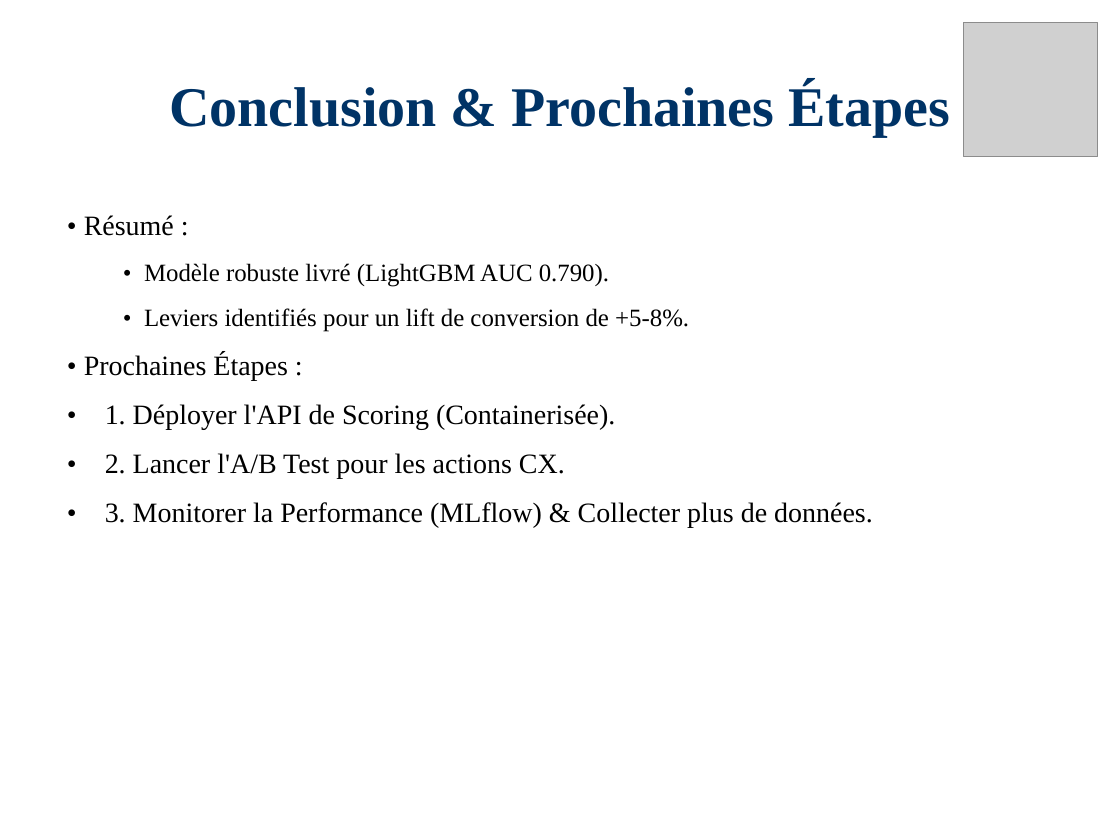
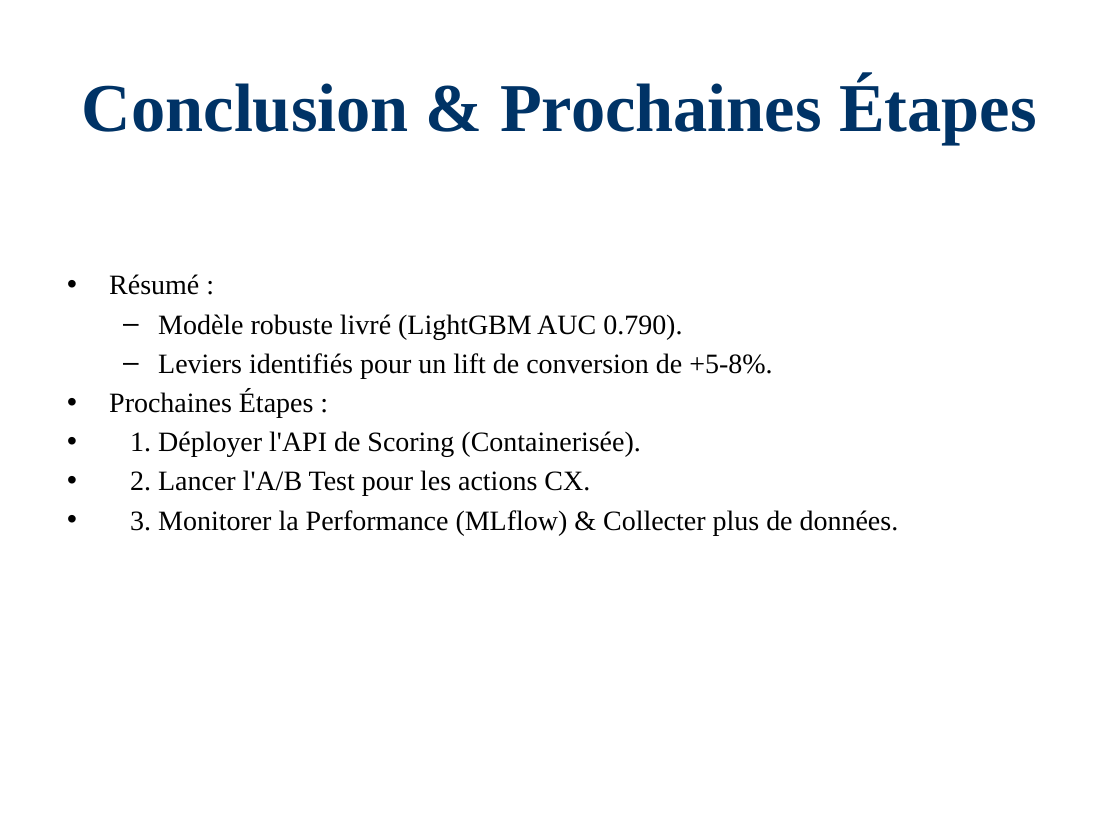
Before and after one commit to Paulino-Cristovao/churn_predictions, a slide deck: slide 10 of Presentations_Resultats_Projet.pptx. Drawn at 1120x840 pixels with LibreOffice and Linux fonts; fonts in the diff are those of the drawing; grey boxes stand for pictures. Boxes give left, top, right and bottom in pixels: in the first picture for what was removed or moved away, otherwise in the second. Text is boxed around its words. In the diff, an @@ line names an element or a change of style, - is before the commit and + after.

Commit message:
Restore presentation to version 7318386 (French with Conclusion & Recs)

```diff
--- a/Presentations_Resultats_Projet.pptx
+++ b/Presentations_Resultats_Projet.pptx
@@ picture removed at <box>963,22,1098,157</box> @@
@@ title "Conclusion & Prochaines Étapes" at <box>82,77,1037,144</box>: size 36 to 44 pt @@
@@ text at <box>109,274,899,535</box>: text changed @@
-• Résumé :
-  • Modèle robuste livré (LightGBM AUC 0.790).
-  • Leviers identifiés pour un lift de conversion de +5-8%.
-• Prochaines Étapes :
-• 1. Déployer l'API de Scoring (Containerisée).
-• 2. Lancer l'A/B Test pour les actions CX.
-• 3. Monitorer la Performance (MLflow) & Collecter plus de données.
+• Résumé :
+  – Modèle robuste livré (LightGBM AUC 0.790).
+  – Leviers identifiés pour un lift de conversion de +5-8%.
+• Prochaines Étapes :
+• 1. Déployer l'API de Scoring (Containerisée).
+• 2. Lancer l'A/B Test pour les actions CX.
+• 3. Monitorer la Performance (MLflow) & Collecter plus de données.
```
Also in this commit, not shown: 8 other slides changed, 1 other file.
